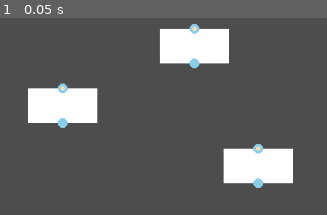
Above: before the commit, frame 1.
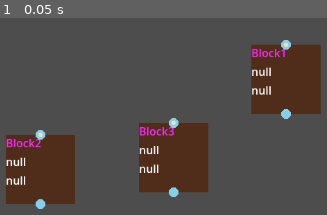
Above: after the commit, the same moment.

Repository: Yutomah/kursovaya
Game: Godot game, scene res://scenes/block_schema/block_schema.tscn
Same seed, same stepped clock (60 frames per second), same inputs: the game is played once before the commit and once after it. This scene is started directly instead of the project's main scene.
Inputs:
- Up to frame 1 (0.05 s): no input

The runs differ from the first frame. In frame 1, 34% of the frame differs, in the area x 1-99%, y 3-97%.

Commit message:
Убрал баги из системы блоков

Diff:
--- /dev/null
+++ b/scenes/block_schema/block/block.gd
@@ -0,0 +1,47 @@
+extends Control
+class_name Block
+var LKM_pressed:bool = false
+var old_mouse_position:Vector2
+
+var parent_block:Block = null:
+	set(value):
+		parent_block = value
+		if value != null:
+			$VBoxContainer/Parent.text = value.name
+		else:
+			$VBoxContainer/Parent.text = "null"
+
+var child_block:Block = null:
+	set(value):
+		child_block = value
+		if value != null:
+			$VBoxContainer/Child.text = value.name
+		else:
+			$VBoxContainer/Child.text = "null"
+
+# Called when the node enters the scene tree for the first time.
+func _ready():
+	GB.focus_window = GB.BLOCK_SCHEMA
+	$VBoxContainer/Me.text = self.name
+	pass # Replace with function body.
+
+
+# Called every frame. 'delta' is the elapsed time since the previous frame.
+func _process(delta):
+	if LKM_pressed:
+		var dif = get_local_mouse_position() - old_mouse_position
+		position += dif
+		if $LinkBegin.end_node != null:
+			$LinkBegin.get_node("Line2D").points[1] -= dif
+
+		if $LinkEnd.begin_node != null:
+			$LinkEnd.begin_node.get_node("Line2D").points[1] += dif
+
+func _on_gui_input(event):
+	if event.is_action_pressed("LKM") and GB.focus_window == GB.BLOCK_SCHEMA:
+
+		LKM_pressed = true
+		old_mouse_position = get_local_mouse_position()
+	if event.is_action_released("LKM"):
+
+		LKM_pressed = false
--- a/scenes/block_schema/block/block.tscn
+++ b/scenes/block_schema/block/block.tscn
@@ -1,16 +1,21 @@
-[gd_scene load_steps=3 format=3 uid="uid://d2d1md6i3po2n"]
+[gd_scene load_steps=5 format=3 uid="uid://d2d1md6i3po2n"]
 
+[ext_resource type="Script" path="res://scenes/block_schema/block/block.gd" id="1_cs1tj"]
 [ext_resource type="PackedScene" uid="uid://sdm7fyk8ggig" path="res://scenes/block_schema/block/block_link/link_begin.tscn" id="1_ryr7y"]
 [ext_resource type="PackedScene" uid="uid://dobi4gaiuyt0s" path="res://scenes/block_schema/block/block_link/link_end.tscn" id="2_2ibuj"]
+
+[sub_resource type="LabelSettings" id="LabelSettings_53d3y"]
+font_color = Color(1, 0.152941, 1, 1)
 
 [node name="Block" type="Control"]
 layout_mode = 3
 anchors_preset = 0
 offset_left = -50.0
-offset_top = -25.0
+offset_top = -50.0
 offset_right = 50.0
-offset_bottom = 25.0
+offset_bottom = 50.0
 pivot_offset = Vector2(50, 25)
+script = ExtResource("1_cs1tj")
 
 [node name="ColorRect" type="ColorRect" parent="."]
 layout_mode = 1
@@ -19,9 +24,33 @@
 anchor_bottom = 1.0
 grow_horizontal = 2
 grow_vertical = 2
+mouse_filter = 1
+color = Color(0.313726, 0.176471, 0.101961, 1)
+
+[node name="VBoxContainer" type="VBoxContainer" parent="."]
+layout_mode = 1
+anchors_preset = 15
+anchor_right = 1.0
+anchor_bottom = 1.0
+grow_horizontal = 2
+grow_vertical = 2
+
+[node name="Me" type="Label" parent="VBoxContainer"]
+layout_mode = 2
+label_settings = SubResource("LabelSettings_53d3y")
+
+[node name="Parent" type="Label" parent="VBoxContainer"]
+layout_mode = 2
+text = "null"
+
+[node name="Child" type="Label" parent="VBoxContainer"]
+layout_mode = 2
+text = "null"
 
 [node name="LinkBegin" parent="." instance=ExtResource("1_ryr7y")]
-position = Vector2(50, 50)
+position = Vector2(50, 100)
 
 [node name="LinkEnd" parent="." instance=ExtResource("2_2ibuj")]
 position = Vector2(50, 0)
+
+[connection signal="gui_input" from="." to="." method="_on_gui_input"]
--- a/scenes/block_schema/block/block_link/link_begin.gd
+++ b/scenes/block_schema/block/block_link/link_begin.gd
@@ -1,10 +1,16 @@
-extends Node2D
+extends Area2D
+class_name begin_point
 
 var LKM_pressed = false
-var end_node:Area2D
+var end_node:Area2D:
+	set(value):
+		get_parent().child_block = null
+		end_node = value
+		if value != null:
+			get_parent().child_block = value.get_parent()
 
 func _ready():
-	GB.link_received.connect(on_link_received)
+	pass
 
 func _draw():
 	draw_circle(Vector2.ZERO, 7, Color.SKY_BLUE)
@@ -15,18 +21,10 @@
 
 func _unhandled_input(event):
 	if event.is_action_released("LKM") and LKM_pressed:
+		GB.link_deactivated.emit(get_global_mouse_position())
 		LKM_pressed = false
-		$Line2D.points[1] = Vector2.ZERO
-		GB.link_deactivated.emit()
 
 func _on_input_event(viewport, event, shape_idx):
 	if event.is_action_pressed("LKM"):
 		GB.link_activated.emit(self)
 		LKM_pressed = true
-
-func on_link_received(begin_node: Area2D, end_node: Area2D):
-	if begin_node == self:
-		end_node.previous_begin_node = self
-		var pos = to_local(end_node.to_global(Vector2.ZERO))
-		$Line2D.points[1] = pos
-		self.end_node = end_node
--- a/scenes/block_schema/block/block_link/link_end.gd
+++ b/scenes/block_schema/block/block_link/link_end.gd
@@ -1,12 +1,17 @@
-extends Node2D
+extends Area2D
+class_name end_point
 
 var connection_waiting:bool = false
-var begin_node:Area2D
-var previous_begin_node:Area2D
+var begin_node:Area2D = null:
+	set(value):
+		get_parent().parent_block = null
+		print(value)
+		begin_node = value
+		if value != null:
+			get_parent().parent_block = value.get_parent()
 
 func _ready():
-	GB.link_activated.connect(on_link_activated)
-	GB.link_deactivated.connect(on_link_deactivated)
+	pass
 
 func _draw():
 	draw_circle(Vector2.ZERO, 7, Color.SKY_BLUE)
@@ -14,19 +19,3 @@
 
 func _process(delta):
 	pass
-
-func _on_input_event(viewport, event, shape_idx):
-	if event.is_action_released("LKM"):
-		if not previous_begin_node == null:
-			previous_begin_node.get_node("Line2D").points[1] = Vector2.ZERO
-		var t_begin_node = begin_node
-		GB.link_received.emit(t_begin_node, self)
-
-func on_link_activated(begin_node:Area2D):
-	self.begin_node = null
-	if get_parent() != begin_node.get_parent():
-		connection_waiting = true
-		self.begin_node = begin_node
-
-func on_link_deactivated():
-	connection_waiting = false
--- a/scenes/block_schema/block/block_link/link_end.tscn
+++ b/scenes/block_schema/block/block_link/link_end.tscn
@@ -9,5 +9,3 @@
 
 [node name="CollisionShape2D" type="CollisionShape2D" parent="."]
 shape = SubResource("CircleShape2D_5myhq")
-
-[connection signal="input_event" from="." to="." method="_on_input_event"]
--- /dev/null
+++ b/scenes/block_schema/block_schema.gd
@@ -0,0 +1,68 @@
+extends Node2D
+
+var active_begin_node:Area2D
+var connection_active:bool = false
+
+func _ready():
+	GB.link_activated.connect((on_link_activated))
+	GB.link_deactivated.connect(on_link_deactivated)
+
+
+func on_link_activated(begin_node:Area2D):
+	connection_active = true
+	active_begin_node = begin_node
+	activate_end_nodes(begin_node)
+
+func on_link_deactivated(last_mouse_pos: Vector2):
+	var end_node = get_end_node_on_mouse(last_mouse_pos)
+
+	if active_begin_node.end_node != null:
+		#print(active_begin_node.end_node.begin_node.get_parent().name)
+		active_begin_node.end_node.begin_node = null
+		#print(active_begin_node.end_node.begin_node)
+
+	active_begin_node.end_node = end_node
+
+	var pos = Vector2.ZERO
+	if end_node != null:
+		remove_dublicate_connections(end_node)
+		end_node.begin_node = active_begin_node
+		pos = active_begin_node.to_local(end_node.to_global(Vector2.ZERO))
+	active_begin_node.get_node("Line2D").points[1] = pos
+
+
+	connection_active = false
+	active_begin_node = null
+
+	deactivate_end_nodes()
+
+
+func get_end_node_on_mouse(last_mouse_pos: Vector2):
+	for block in get_children():
+		var connection_point = block.get_node("LinkEnd")
+		if connection_point.connection_waiting:
+			var col_shape = connection_point.get_node("CollisionShape2D") as CollisionShape2D
+			var radius = col_shape.shape.radius
+			var pos = col_shape.to_global(Vector2.ZERO)
+			if Geometry2D.is_point_in_circle(last_mouse_pos, pos, radius):
+				return connection_point
+	return null
+
+func remove_dublicate_connections(end_node:Area2D):
+	for block in get_children():
+		var begin_node = block.get_node("LinkBegin") as begin_point
+		if begin_node == end_node.begin_node:
+			end_node.begin_node.get_node("Line2D").points[1] = Vector2.ZERO
+			end_node.begin_node.end_node = null
+			end_node.begin_node = null
+
+func activate_end_nodes(begin_node:Area2D):
+	for block in get_children():
+		var connection_point = block.get_node("LinkEnd") as end_point
+		if  block != begin_node.get_parent():
+			connection_point.connection_waiting = true
+
+func deactivate_end_nodes():
+	for block in get_children():
+		var connection_point = block.get_node("LinkEnd") as end_point
+		connection_point.connection_waiting = false
--- a/scenes/block_schema/block_schema.tscn
+++ b/scenes/block_schema/block_schema.tscn
@@ -1,23 +1,25 @@
-[gd_scene load_steps=2 format=3 uid="uid://uc04gc8dldaw"]
+[gd_scene load_steps=3 format=3 uid="uid://uc04gc8dldaw"]
 
+[ext_resource type="Script" path="res://scenes/block_schema/block_schema.gd" id="1_7swtx"]
 [ext_resource type="PackedScene" uid="uid://d2d1md6i3po2n" path="res://scenes/block_schema/block/block.tscn" id="1_w8xnc"]
 
 [node name="BlockSchema" type="Node2D"]
+script = ExtResource("1_7swtx")
 
-[node name="Block" parent="." instance=ExtResource("1_w8xnc")]
-offset_left = 314.0
-offset_top = 30.0
-offset_right = 414.0
-offset_bottom = 80.0
+[node name="Block1" parent="." instance=ExtResource("1_w8xnc")]
+offset_left = 446.0
+offset_top = 53.0
+offset_right = 546.0
+offset_bottom = 153.0
 
 [node name="Block2" parent="." instance=ExtResource("1_w8xnc")]
-offset_left = 124.0
-offset_top = 116.0
-offset_right = 224.0
-offset_bottom = 166.0
+offset_left = 92.0
+offset_top = 183.0
+offset_right = 192.0
+offset_bottom = 283.0
 
 [node name="Block3" parent="." instance=ExtResource("1_w8xnc")]
-offset_left = 406.0
-offset_top = 203.0
-offset_right = 506.0
-offset_bottom = 253.0
+offset_left = 284.0
+offset_top = 166.0
+offset_right = 384.0
+offset_bottom = 266.0
--- a/scenes/globals/GB.gd
+++ b/scenes/globals/GB.gd
@@ -6,7 +6,7 @@
 signal change_drawing_window_vision
 signal link_activated(begin_node:Area2D)
 signal link_received(begin_node:Area2D, end_node:Area2D)
-signal link_deactivated()
+signal link_deactivated(last_mouse_pos:Vector2)
 
-enum {MAIN_WINDOW, DRAW_WINDOW}
+enum {MAIN_WINDOW, DRAW_WINDOW, BLOCK_SCHEMA}
 var focus_window = MAIN_WINDOW
